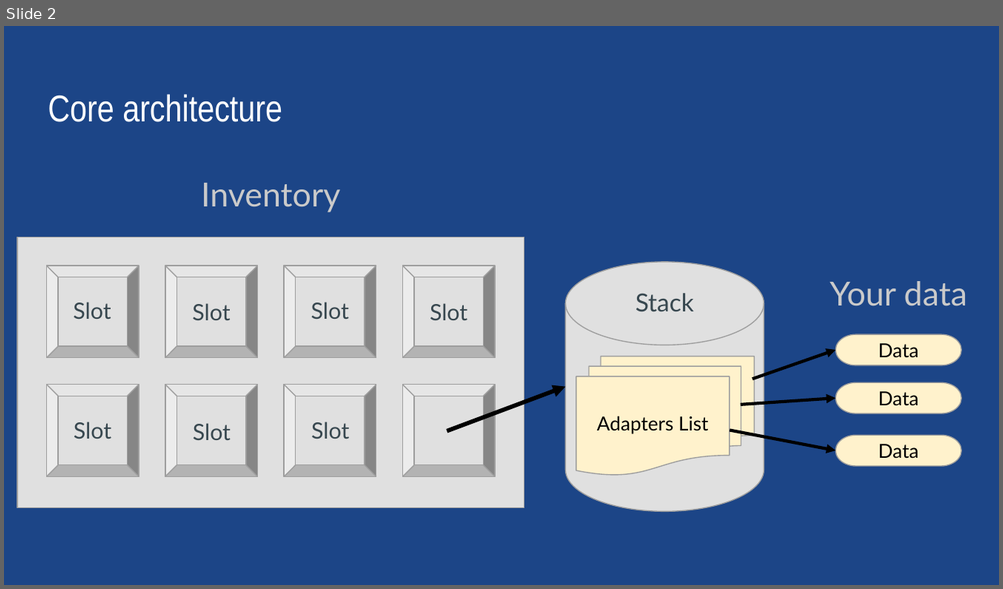
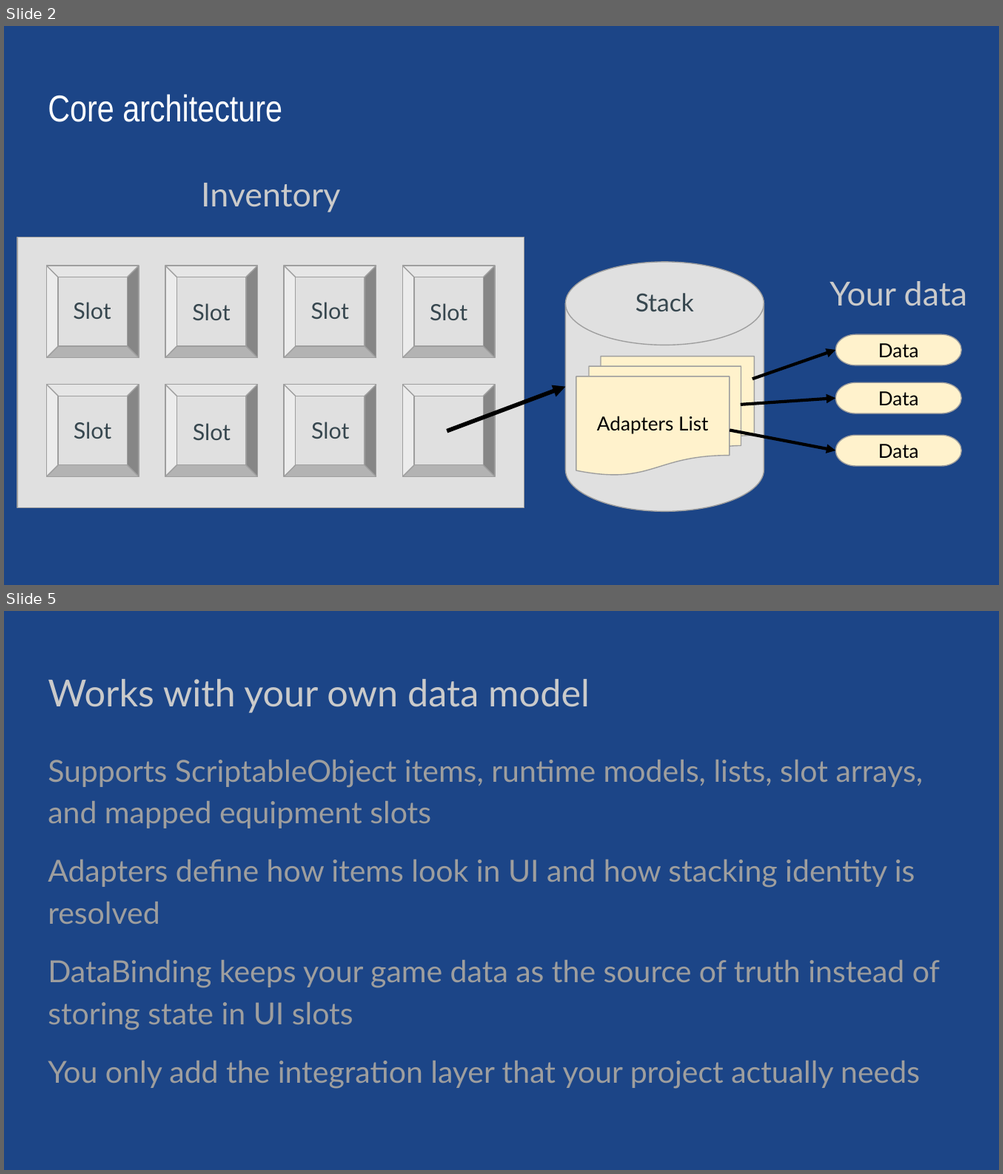
Before and after one commit to SergeevSergey99/DragAndDropSystem-Docs, a slide deck: .extraDocs/Universal Drag & Drop.pptx. Shown one above the other, each under a label of ours: slide 2 before the commit, slides 2 and 5 after it; the slides between them are not shown. The pictures are 1003x589 and 1003x1174 pixels, drawn with LibreOffice and Linux fonts; fonts in the diff are those of the drawing. Boxes give left, top, right and bottom in pixels: in the first picture for what was removed or moved away, otherwise in the second. Text is boxed around its words. In the diff, an @@ line names an element or a change of style, - is before the commit and + after.

```diff
--- a/.extraDocs/Universal Drag & Drop.pptx
+++ b/.extraDocs/Universal Drag & Drop.pptx
@@ slide 5 added at box(4, 611, 999, 1170), background #1C4587 @@
@@ title added at box(48, 679, 589, 713), 27 pt, text #CACACA @@
+Works with your own data model
@@ text added at box(48, 760, 939, 1089), 22 pt, text #9E9E9E @@
+Supports ScriptableObject items, runtime models, lists, slot arrays, and mapped equipment slots
+Adapters define how items look in UI and how stacking identity is resolved
+DataBinding keeps your game data as the source of truth instead of storing state in UI slots
+You only add the integration layer that your project actually needs
```
Also in this commit, not shown: 1 slide changed, 4 other slides added, 1 slide removed, 48 other files.
